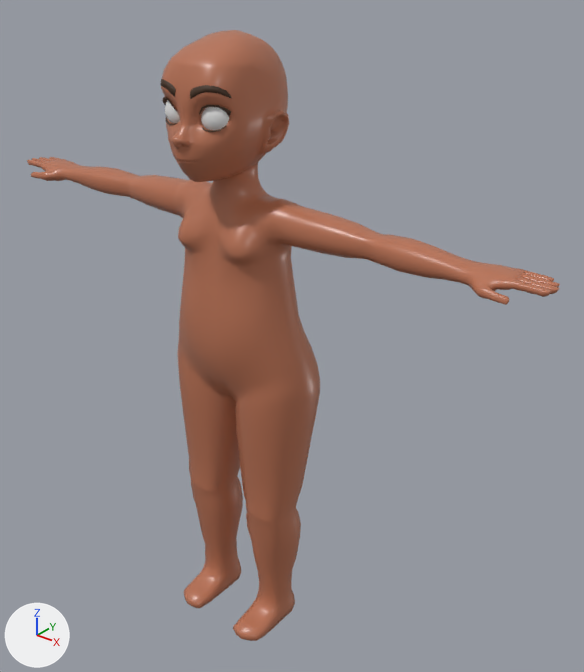
The FBX model bAAAddancer/Assets/Models/BasicChar.008.fbx as it was, and as the next commit left it.
Camera for both pictures: a 50 mm camera at (1.338, -1.452, 1.86) aimed at (0.103, 0.092, 0.903). Every picture has the same lights, and +X, +Y and +Z are marked at lower left.

Objects in the first picture: 'GEO_Char.001'.
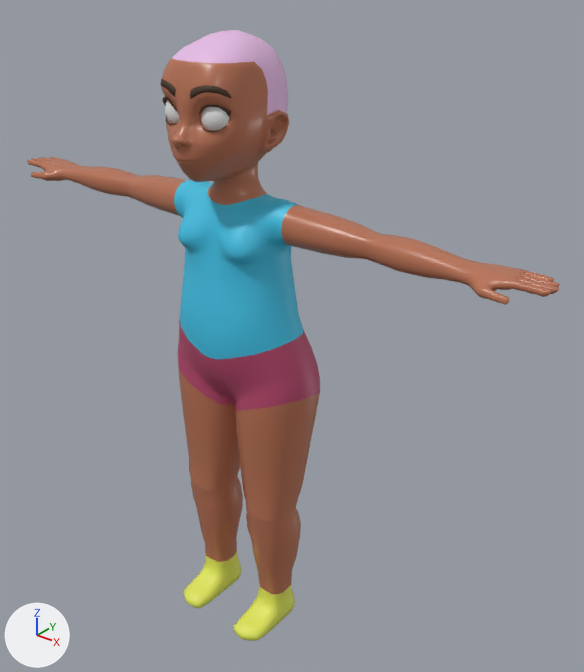
Where the change shows, as pixel boxes [x1, y1, x2, y2] in the pictures (584 x 672 px):
part 1 of me_cube_002, recoloured: [174, 180, 303, 359] in both
part 2 of me_cube_002, recoloured: [184, 552, 295, 641] in both
part 3 of me_cube_002, recoloured (orange to pink): [172, 30, 288, 115] in both
part 4 of me_cube_002, recoloured: [177, 319, 320, 411] in both

The change, as a list of edits to the scene's bpy script:
```text
Add mat_edge:
    mat_edge = principled_material('Edge')
    mat_edge.base_color = (0.748, 0.8, 0.1)  # yellow #e0e759
Add mat_loops:
    mat_loops = principled_material('Loops')
    mat_loops.base_color = (0.0507, 0.549, 0.8)  # cyan #40c4e7
Add mat_hair:
    mat_hair = principled_material('Hair')
    mat_hair.base_color = (0.8, 0.505, 0.799)  # pink #e7bce7
Add mat_hotpants:
    mat_hotpants = principled_material('HotPants')
    mat_hotpants.base_color = (0.477, 0.0635, 0.154)  # pink #b8476d
Change me_cube_002:
    where me_cube_002.from_pydata(...)  # 5723 vertices, 5696 faces; spans x -0.84..0.84, y -0.2..0.14, z 0.0..1.68
    used by ob_geo_char_001; location = (0.0, 0.0, 0.0)
    me_cube_002 part 1: 724 of the faces centred in x -0.19..0.19, y -0.13..0.1, z 0.91..1.31 switch from mat_material (orange #b87254) to mat_loops (cyan #40c4e7)
    me_cube_002 part 2: all 332 faces centred in x -0.16..0.16, y -0.16..0.05, z 0.0..0.09 switch from mat_material (orange #b87254) to mat_edge (yellow #e0e759)
    me_cube_002 part 3: 225 of the faces centred in x -0.12..0.12, y -0.13..0.14, z 1.43..1.68 switch from mat_material (orange #b87254) to mat_hair (pink #e7bce7)
    me_cube_002 part 4: 212 of the faces centred in x -0.22..0.22, y -0.12..0.14, z 0.7..0.94 switch from mat_material (orange #b87254) to mat_hotpants (pink #b8476d)
```
